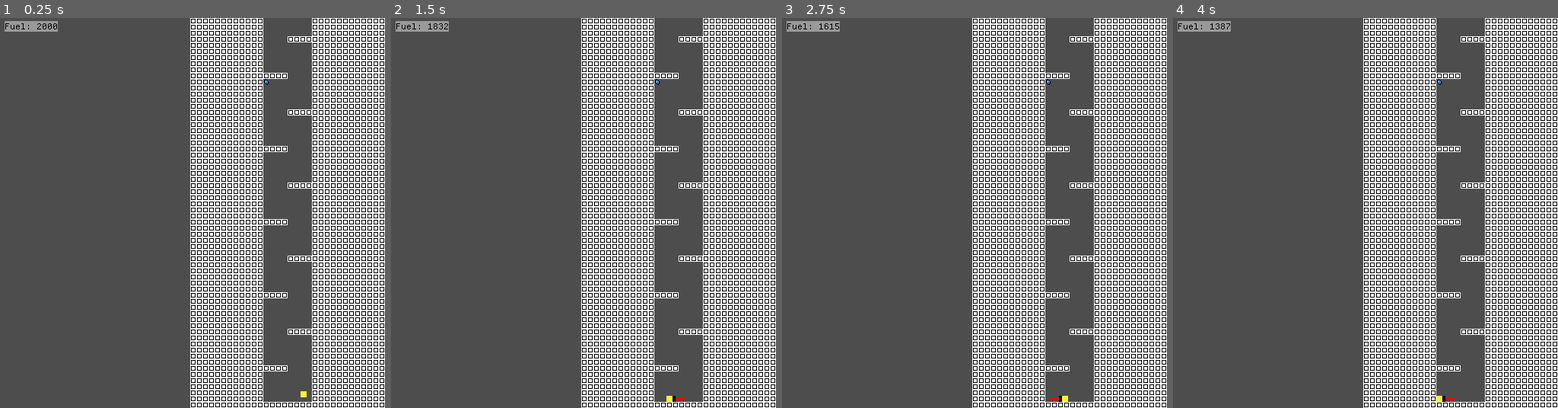
Above: before the commit, frames 1-4 (left to right).
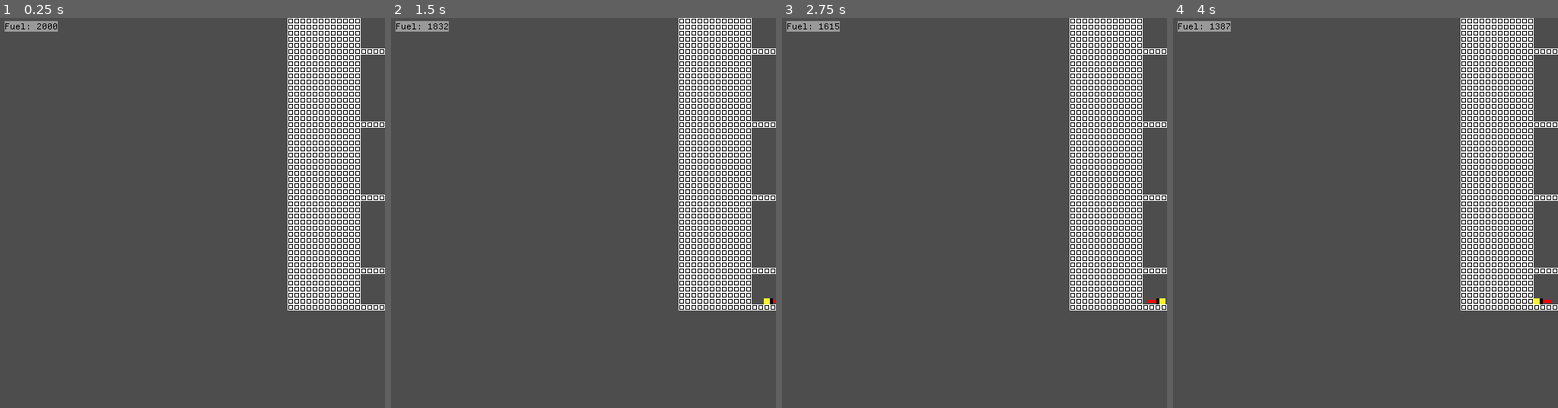
Above: after the commit, the same moments.

Repository: OSGH-web/balloon-movement-demo
Game: Godot game, scene res://levels/level-ben-1-1-tunnel.tscn
Same seed, same stepped clock (60 frames per second), same inputs: the game is played once before the commit and once after it. This scene is started directly instead of the project's main scene. Sound files missing from this copy of the repository are replaced by a short silence.
Inputs:
- Up to frame 1 (0.25 s): no input
- Up to frame 2 (1.5 s): tap Enter at 0.5 s; hold Right (ui_right) from 0.53 s (still down); tap Up (ui_up) at 0.77 s
- Up to frame 3 (2.75 s): tap Up (ui_up) at 1.52 s; release Right (ui_right) at 2.03 s; hold Left (ui_left) from 2.03 s (still down)
- Up to frame 4 (4 s): release Left (ui_left) at 2.78 s; hold Right (ui_right) from 2.78 s (still down); tap Up (ui_up) at 3.02, 3.77 s

The runs differ from the first frame. In frame 1, 33% of the frame differs, in the area x 49-100%, y 0-100%; in frame 2, 33%; in frame 3, 33%; in frame 4, 33%.

Commit message:
Updated level rendering to center the level in the viewport.

Diff:
--- a/scenes/level_base/level_base.gd
+++ b/scenes/level_base/level_base.gd
@@ -13,6 +13,21 @@
 
 func _ready():
 	_update_level_bounds()
+
+	# Center the level within the viewport
+	if !Engine.is_editor_hint():
+		var tilemap = $Terrain
+		var tile_size = tilemap.tile_set.tile_size
+
+		var map_width_px = width_in_tiles * tile_size.x
+		var map_height_px = height_in_tiles * tile_size.y
+		var viewport_size = get_viewport().get_visible_rect().size
+
+		# Shift this LevelBase node so that the level is centered
+		position = Vector2(
+			(viewport_size.x - map_width_px) / 2,
+			(viewport_size.y - map_height_px) / 2
+		)
 
 func _update_level_bounds():
 	if !Engine.is_editor_hint():
